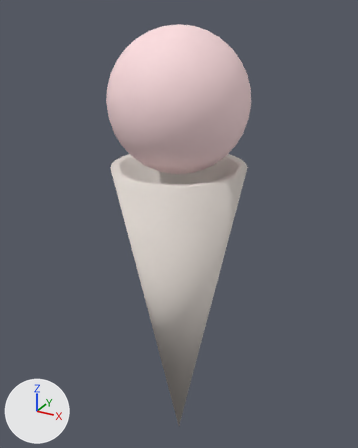
One commit to the FBX model TowerDefense/Assets/Modèles/Tower/tour_glace.fbx: the scene before it, then after it.
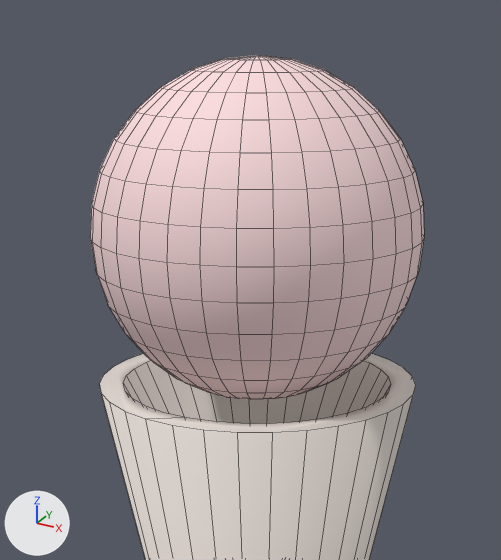
There are two pictures of each version: one whole from a camera (50 mm lens) standing at (3.39, -6.16, 6.24) and looking at (-0.11, 0.2, 3.06), one close up on the part from 19% to 80% of the width and 0% to 54% of the height. Lighting does not change. The marker at lower left points along +X, +Y and +Z. The close-ups show mesh edges as thin lines. Where no turn or scale is listed for an object, it has been applied to the vertices.
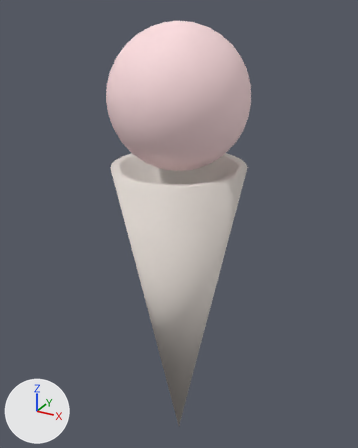
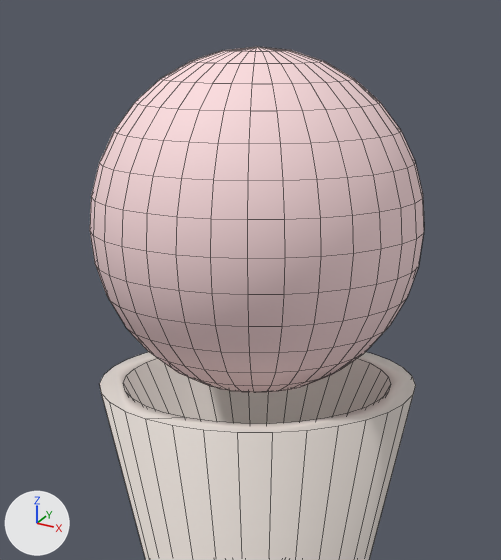
Pixel boxes [x1, y1, x2, y2] of what changed, in the close-ups (501 x 560 px; the box of a moved part takes in the faces that stretch with it):
'Cone', reshaped
    before: [90, 55, 424, 560]
    after: [90, 47, 424, 560]
part 1 of me_mesh, moved or reshaped
    before: [90, 55, 424, 400]
    after: [90, 47, 424, 392]

Diff of the bpy script that builds the scene:
```diff
--- a/TowerDefense/Assets/Modèles/Tower/tour_glace.fbx.py
+++ b/TowerDefense/Assets/Modèles/Tower/tour_glace.fbx.py
@@ me_mesh @@
 me_mesh.from_pydata(...)  # 550 vertices, 578 faces; spans x -1.0..1.01, y -1.01..1.0, z -1.0..6.02
 # used by ob_cone; location = (0.0, 0.0, 0.0)
+# me_mesh part 1: the loose piece of 482 vertices spanning x -0.99..1.01, y -1.01..0.99, z 4.02..6.02 is turned -154.2 degrees about the z axis through its middle, then moved by (0.0, 0.0, 0.04)
 me_mesh.materials.append(mat_material)
```
